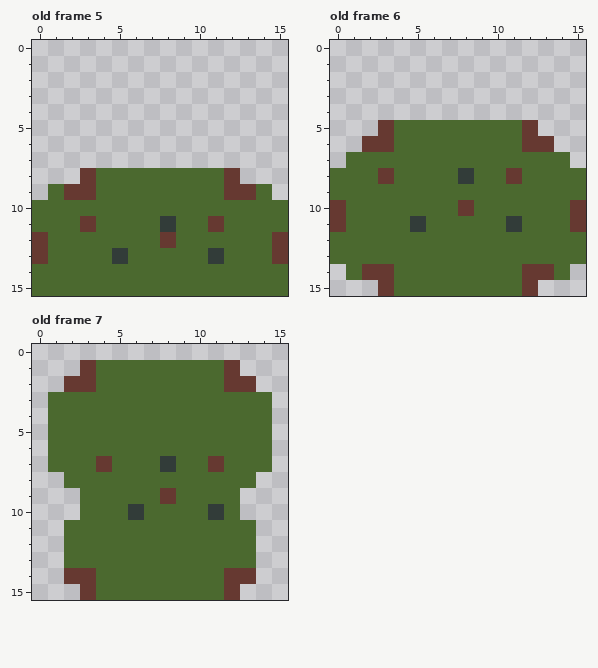
A pixel-art file gets an edit: assets/gfx/entity/monster1.aseprite. The picture above is the old version.
16x16 pixels, 8 frames. Shown: old frame 5, old frame 6, old frame 7. The commit also changed other frames, which this record leaves out.
After:
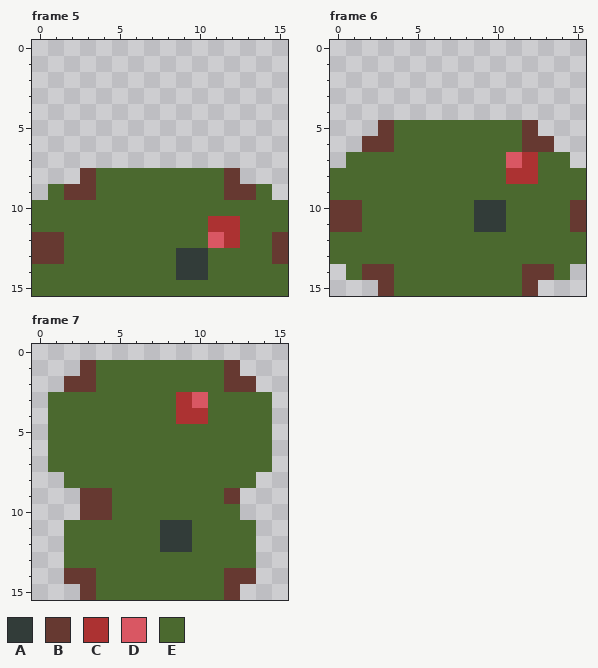
Palette (. is transparent): A #323c39  B #663931  C #ac3232  D #d95763  E #4b692f
A new or re-ordered frame is compared with the old frame closest to it.
Message: added basic monster to the game
The edit:
{"change": "frames 8 -> 16"}
{"where": "frame 5 is new; against old frame 5"}
{"frame":5,"y":11,"x":3,"old":"B","new":"E"}
{"frame":5,"y":11,"x":8,"old":"A","new":"E"}
{"frame":5,"y":11,"x":11,"old":"BE","new":"CC"}
{"frame":5,"y":12,"x":1,"old":"E","new":"B"}
{"frame":5,"y":12,"x":8,"old":"B","new":"E"}
{"frame":5,"y":12,"x":11,"old":"EE","new":"DC"}
{"frame":5,"y":13,"x":1,"old":"E","new":"B"}
{"frame":5,"y":13,"x":5,"old":"A","new":"E"}
{"frame":5,"y":13,"x":9,"old":"EEA","new":"AAE"}
{"frame":5,"y":14,"x":9,"old":"EE","new":"AA"}
{"where": "frame 6 is new; against old frame 6"}
{"frame":6,"y":7,"x":11,"old":"EE","new":"DC"}
{"frame":6,"y":8,"x":3,"old":"B","new":"E"}
{"frame":6,"y":8,"x":8,"old":"A","new":"E"}
{"frame":6,"y":8,"x":11,"old":"BE","new":"CC"}
{"frame":6,"y":10,"x":1,"old":"E","new":"B"}
{"frame":6,"y":10,"x":8,"old":"BEE","new":"EAA"}
{"frame":6,"y":11,"x":1,"old":"E","new":"B"}
{"frame":6,"y":11,"x":5,"old":"A","new":"E"}
{"frame":6,"y":11,"x":9,"old":"EEA","new":"AAE"}
{"where": "frame 7 is new; against old frame 7"}
{"frame":7,"y":3,"x":9,"old":"EE","new":"CD"}
{"frame":7,"y":4,"x":9,"old":"EE","new":"CC"}
{"frame":7,"y":7,"x":4,"old":"B","new":"E"}
{"frame":7,"y":7,"x":8,"old":"A","new":"E"}
{"frame":7,"y":7,"x":11,"old":"B","new":"E"}
{"frame":7,"y":9,"x":3,"old":"EE","new":"BB"}
{"frame":7,"y":9,"x":8,"old":"B","new":"E"}
{"frame":7,"y":9,"x":12,"old":"E","new":"B"}
{"frame":7,"y":10,"x":3,"old":"EE","new":"BB"}
{"frame":7,"y":10,"x":6,"old":"A","new":"E"}
{"frame":7,"y":10,"x":11,"old":"A","new":"E"}
{"frame":7,"y":11,"x":8,"old":"EE","new":"AA"}
{"frame":7,"y":12,"x":8,"old":"EE","new":"AA"}
{"label":"changed","picture_box":[48,216,240,280]}
{"label":"changed","picture_box":[346,152,538,232]}
{"label":"changed","picture_box":[80,392,240,552]}
